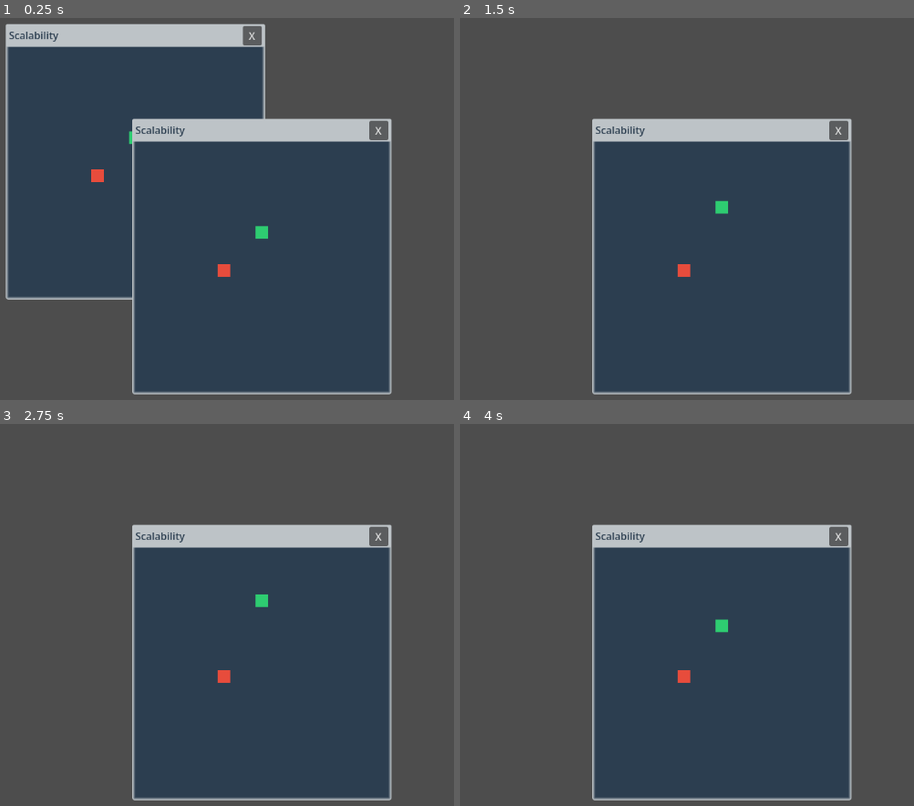
Above: before the commit, frames 1-4 (two rows, left to right).
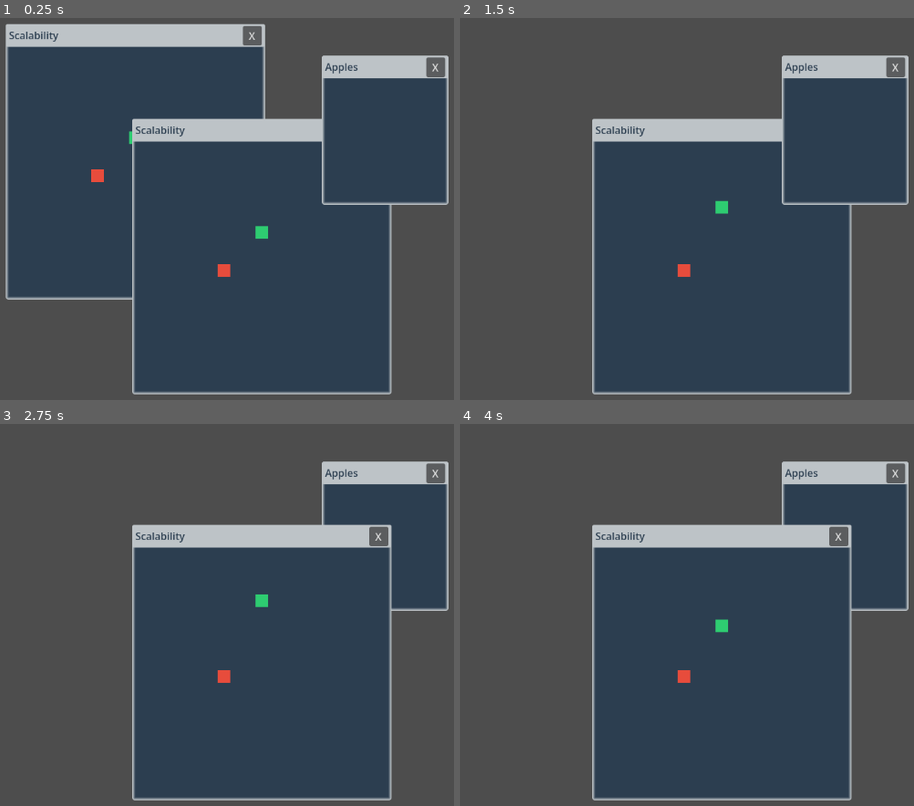
Above: after the commit, the same moments.

Repository: 777aker/scalability
Game: Godot game, scene res://scenes/desktop.tscn
Two runs of this game, one before a commit and one after it. Both use one fixed random seed, a clock stepped at 60 frames per second and the inputs below.
Inputs (mouse positions are in pixels of both pictures, inside the frame that each line leads up to):
- Up to frame 1 (0.25 s): no input
- Up to frame 2 (1.5 s): tap Enter at 0.5 s; move the mouse to (outside the picture) at 0.52 s; press the mouse at (outside the picture) at 0.53 s; hold D (right) 0.53-1.25 s; release the mouse at (outside the picture) at 1.25 s; click "X" at 1.25 s
- Up to frame 3 (2.75 s): tap Space at 2 s; move the mouse to (158, 622) at 2.02 s; hold S (down) from 2.03 s (still down); click (158, 622) at 2.1 s
- Up to frame 4 (4 s): tap Enter at 2.75 s; move the mouse to (841, 511) at 2.77 s; release S (down) at 2.78 s; press the mouse at (841, 511) at 2.78 s; hold D (right) 2.78-3.53 s; tap Space at 3.5 s; move the mouse to (732, 683) at 3.52 s; release the mouse at (732, 683) at 3.53 s; hold W (up) from 3.53 s (still down); click (732, 683) at 3.6 s

The runs differ from the first frame. In frame 1, 8.3% of the frame differs, in the area x 70-99%, y 9-49%; in frame 2, 8.3%; in frame 3, 7.0%; in frame 4, 7.0%.

Commit message:
order windows on click, fix collision bug, WIP apples window

Diff:
--- a/project.godot
+++ b/project.godot
@@ -14,6 +14,10 @@
 run/main_scene="uid://dhmf045up5w23"
 config/features=PackedStringArray("4.6", "GL Compatibility")
 config/icon="res://icon.svg"
+
+[autoload]
+
+AppleManager="*uid://dscujjt8lkeeu"
 
 [global_group]
 
--- /dev/null
+++ b/scenes/apple_manager.gd
@@ -0,0 +1,10 @@
+extends Node
+
+var apples: int = 0:
+	set(value):
+		if value < 0:
+			apples = 0
+		else:
+			apples = value
+	get:
+		return apples
--- /dev/null
+++ b/scenes/apples.tscn
@@ -0,0 +1,21 @@
+[gd_scene format=3 uid="uid://c2snkyl5nb2iv"]
+
+[ext_resource type="PackedScene" uid="uid://d2l6o140f3vdo" path="res://scenes/window/window.tscn" id="1_cridi"]
+
+[node name="Apples" unique_id=1962052330 instance=ExtResource("1_cridi")]
+custom_minimum_size = Vector2(200, 236)
+window_size = Vector2(200, 236)
+window_title = "Apples"
+
+[node name="AppleGraph" type="Control" parent="." index="1" unique_id=9946920]
+custom_minimum_size = Vector2(0, 200)
+layout_mode = 1
+anchors_preset = 12
+anchor_top = 1.0
+anchor_right = 1.0
+anchor_bottom = 1.0
+grow_horizontal = 2
+grow_vertical = 0
+
+[node name="Timer" type="Timer" parent="AppleGraph" index="0" unique_id=2138703774]
+autostart = true
--- a/scenes/desktop.tscn
+++ b/scenes/desktop.tscn
@@ -1,6 +1,7 @@
 [gd_scene format=3 uid="uid://dhmf045up5w23"]
 
 [ext_resource type="PackedScene" uid="uid://xn2f0tgpty3h" path="res://scenes/snake/snake.tscn" id="1_xxa2h"]
+[ext_resource type="PackedScene" uid="uid://c2snkyl5nb2iv" path="res://scenes/apples.tscn" id="2_7gre8"]
 
 [node name="Desktop" type="Control" unique_id=1270456399]
 layout_mode = 3
@@ -28,6 +29,18 @@
 anchor_top = 0.0
 anchor_right = 0.0
 anchor_bottom = 0.0
+offset_left = 256.0
+offset_top = 154.0
+offset_right = 666.0
+offset_bottom = 590.0
 grow_horizontal = 1
 grow_vertical = 1
 starting_position = Vector2(300, 200)
+
+[node name="Apples" parent="." unique_id=250503635 instance=ExtResource("2_7gre8")]
+layout_mode = 1
+offset_left = 267.0
+offset_top = -243.0
+offset_right = 467.0
+offset_bottom = -7.0
+starting_position = Vector2(600, 100)
--- a/scenes/snake/snake_manager.gd
+++ b/scenes/snake/snake_manager.gd
@@ -16,7 +16,7 @@
 
 
 # Called every frame. 'delta' is the elapsed time since the previous frame.
-func _process(delta: float) -> void:
+func _process(_delta: float) -> void:
 	if not PARENT_WINDOW.selected_window:
 		return
 	if Input.is_action_pressed("down"):
@@ -38,7 +38,7 @@
 		return
 	new_segment.position = head_pos
 	new_segment.area_entered.connect(area_entered_segment)
-	add_child(new_segment)
+	add_child.call_deferred(new_segment)
 	if body.size() > current_length:
 		var deleteme = body.pop_front()
 		deleteme.queue_free()
@@ -49,7 +49,7 @@
 	var apple_pos_y = randi_range(3, 19) * GRID_SIZE # has a little offset from title bar
 	var new_apple = apple.instantiate()
 	new_apple.position = Vector2(apple_pos_x, apple_pos_y)
-	add_child(new_apple)
+	add_child.call_deferred(new_apple)
 
 
 func _on_segment_spawner_timeout() -> void:
@@ -57,6 +57,7 @@
 
 
 func game_over() -> void:
+	AppleManager.apples -= 5
 	for segment in body:
 		segment.queue_free()
 	body.clear()
@@ -71,9 +72,12 @@
 
 
 func area_entered_segment(area: Area2D) -> void:
+	if self.get_parent() != area.get_parent():
+		return
 	if area.get_groups().has("snakebody"):
 		game_over()
 	if area.get_groups().has("apple"):
 		current_length += 1
 		area.get_parent().queue_free()
+		AppleManager.apples += 1
 		spawn_apple()
--- a/scenes/window/window.gd
+++ b/scenes/window/window.gd
@@ -21,16 +21,19 @@
 
 
 # Called every frame. 'delta' is the elapsed time since the previous frame.
-func _process(delta: float) -> void:
-	if mouse_inside and Input.is_action_pressed("mouseleft"):
-		selected_window = true
-	elif Input.is_action_pressed("mouseleft"):
-		selected_window = false
-
-	if (mouse_title or dragging) and Input.is_action_pressed("mouseleft"):
-		dragging = true
-		position = get_global_mouse_position() - Vector2(get_global_rect().size.x / 2.0, title_bar_node.get_global_rect().size.y / 2.0)
-	elif not Input.is_action_pressed("mouseleft"):
+func _process(_delta: float) -> void:
+	if Input.is_action_pressed("mouseleft"):
+		if mouse_inside:
+			selected_window = true
+			get_parent().move_child(self, -1)
+		elif mouse_title or dragging:
+			dragging = true
+			selected_window = true
+			get_parent().move_child(self, -1)
+			position = get_global_mouse_position() - Vector2(get_global_rect().size.x / 2.0, title_bar_node.get_global_rect().size.y / 2.0)
+		else:
+			selected_window = false
+	else:
 		dragging = false
 
 
Not shown, added: scenes/apple_manager.gd.uid
